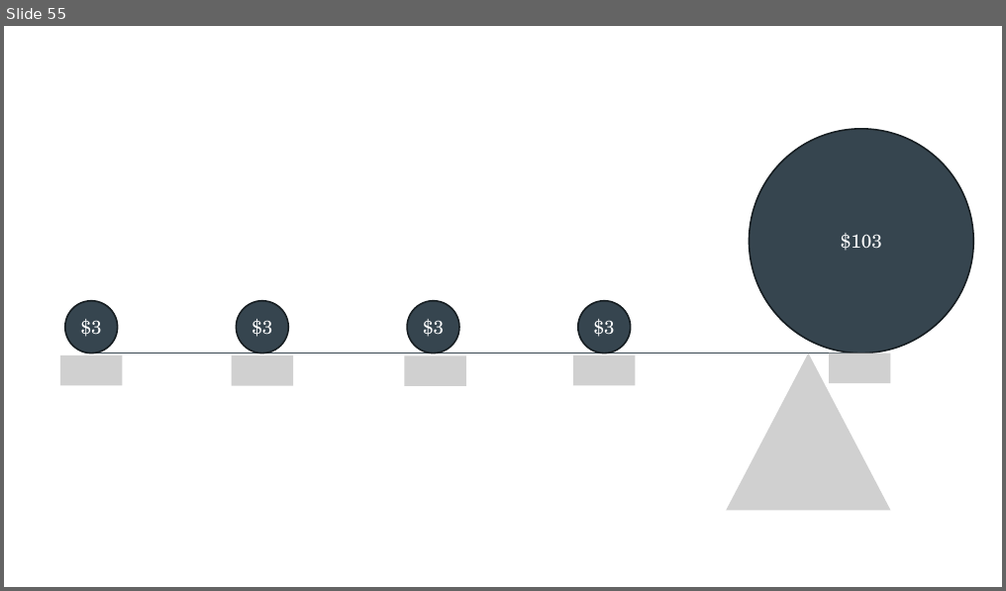
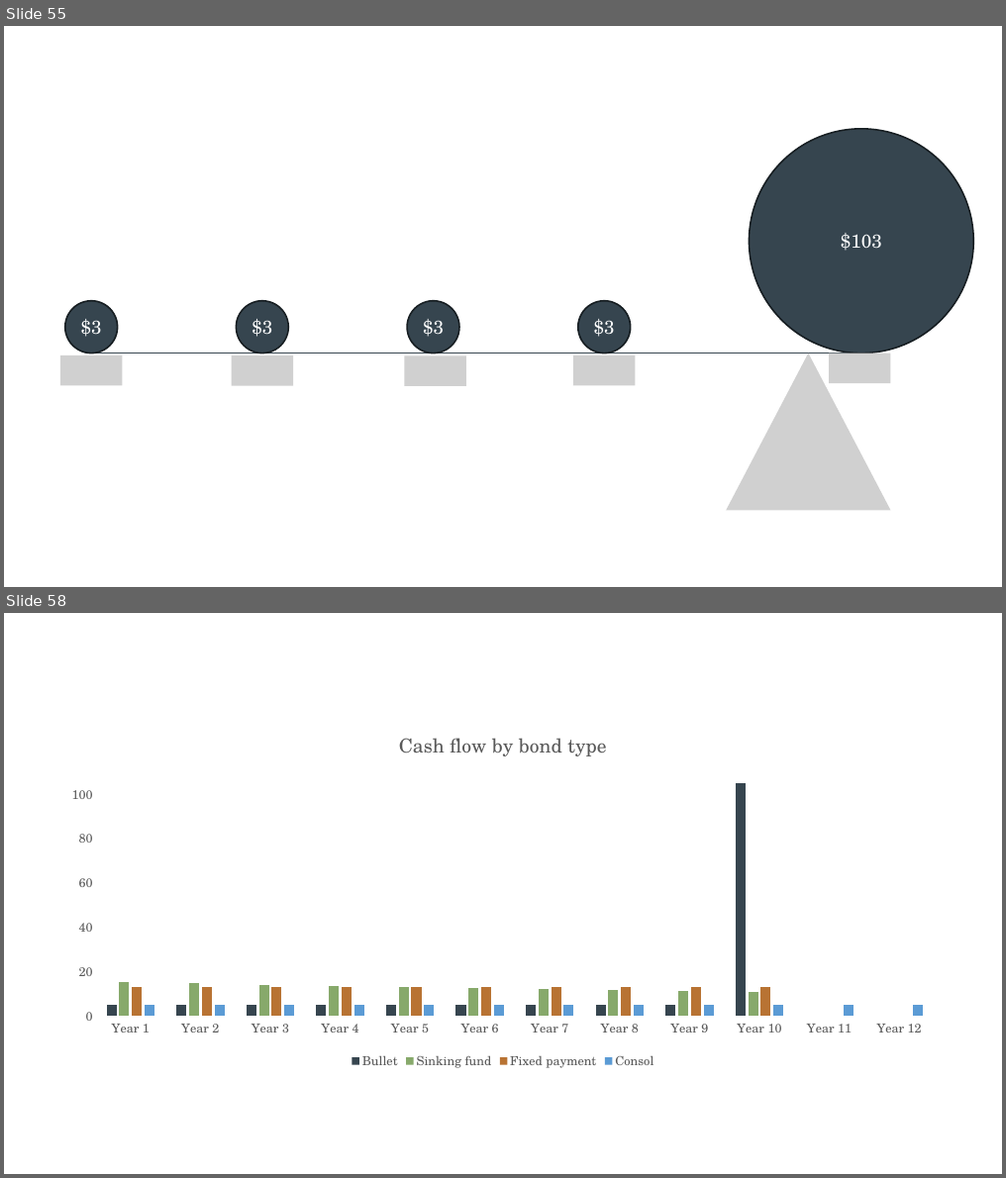
Before and after one commit to ncachanosky/ECON-3320-online, a slide deck: figures/figures.pptx. Shown one above the other, each under a label of ours: slide 55 before the commit, slides 55 and 58 after it; the slides between them are not shown. The pictures are 1006x591 and 1006x1178 pixels, drawn with LibreOffice and Linux fonts; fonts in the diff are those of the drawing; grey boxes stand for pictures. Boxes give left, top, right and bottom in pixels: in the first picture for what was removed or moved away, otherwise in the second. Text is boxed around its words. In the diff, an @@ line names an element or a change of style, - is before the commit and + after.

```diff
--- a/figures/figures.pptx
+++ b/figures/figures.pptx
@@ slide 58 added at [4, 613, 1002, 1174], background #FFFFFF @@
@@ column chart added at [54, 714, 952, 1073] @@
+title "Cash flow by bond type "
+categories: Year 1, Year 2, Year 3, Year 4, Year 5, Year 6, Year 7, Year 8, Year 9, Year 10, Year 11, Year 12
+Bullet: 5, 5, 5, 5, 5, 5, 5, 5, 5, 105, -, -
+Sinking fund: 15, 14, 14, 14, 13, 12, 12, 12, 11, 10, -, -
+Fixed payment: 13, 13, 13, 13, 13, 13, 13, 13, 13, 13, -, -
+Consol: 5, 5, 5, 5, 5, 5, 5, 5, 5, 5, 5, 5
```
Also in this commit, not shown: 8 other slides added, 12 other files.
